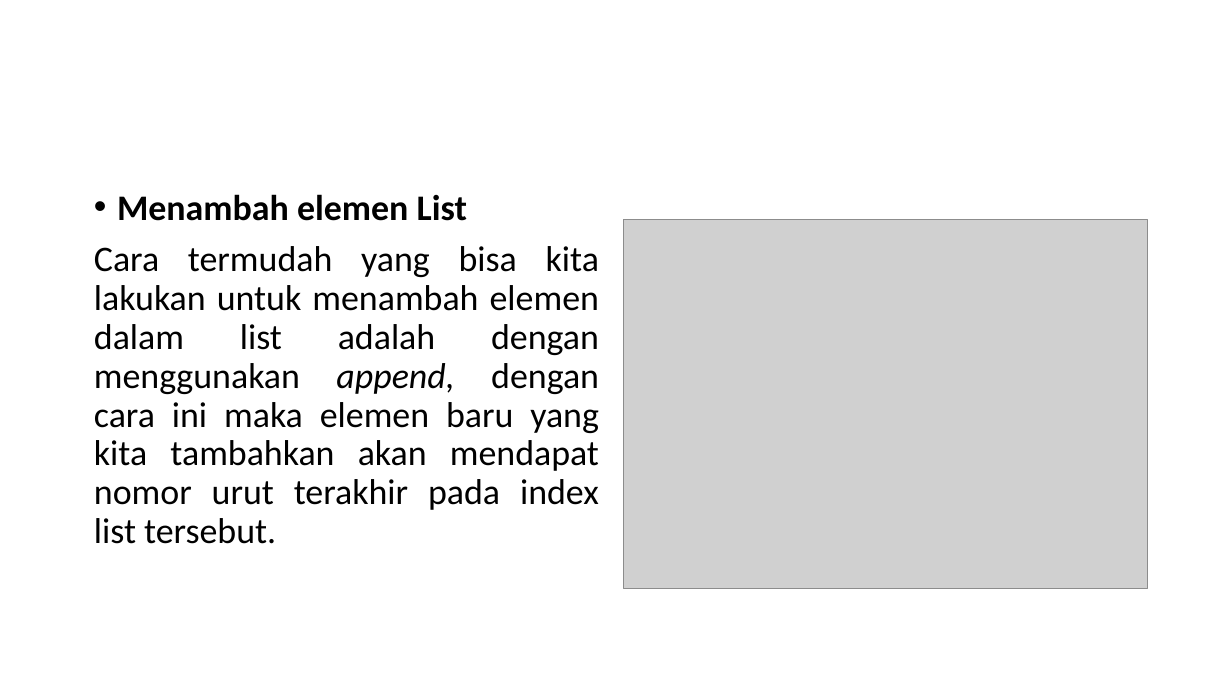
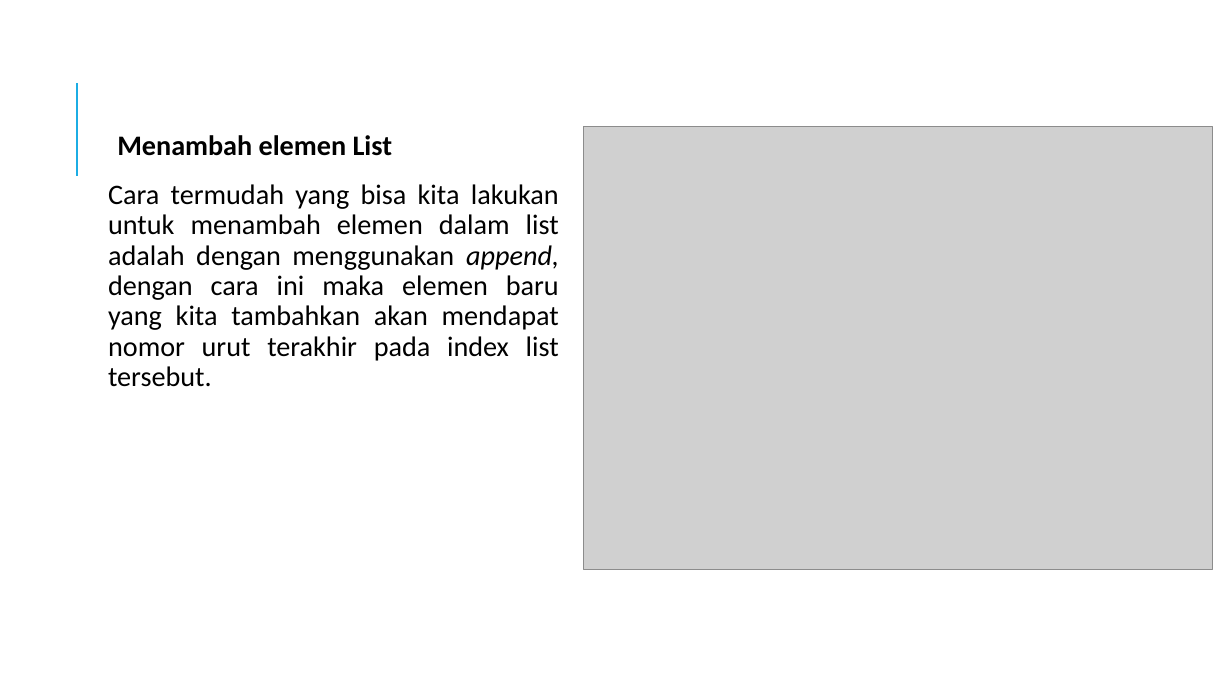
Before and after one commit to gunturadil/Deep-Learning_Guntur-Adil, a slide deck: slide 17 of Bahan ppt_Deep Learnin (dasar python)_Guntur Adil A.pptx (slide 16 before the commit). Drawn at 1232x693 pixels with LibreOffice and Linux fonts; fonts in the diff are those of the drawing; grey boxes stand for pictures. Boxes give left, top, right and bottom in pixels: in the first picture for what was removed or moved away, otherwise in the second. Text is boxed around its words. In the diff, an @@ line names an element or a change of style, - is before the commit and + after.

```diff
--- a/Bahan ppt_Deep Learnin (dasar python)_Guntur Adil A.pptx
+++ b/Bahan ppt_Deep Learnin (dasar python)_Guntur Adil A.pptx
@@ line added from (77, 176) to (77, 83), #1CADE4 1.5 pt @@
@@ text "Menambah elemen List": place and size @@
-text "Menambah elemen List" at (94,194,599,544)
+text "Menambah elemen List" at (108,135,559,387)
@@ text "Menambah elemen List" at (108,135,559,387): size 28 to 22 pt; bullet • to  ; more space between paragraphs @@
@@ picture: place and size @@
-picture at (624,220,1148,589)
+picture at (584,127,1213,569)
```
Also in this commit, not shown: 18 other slides changed, 9 slides added, 4 slides removed.
